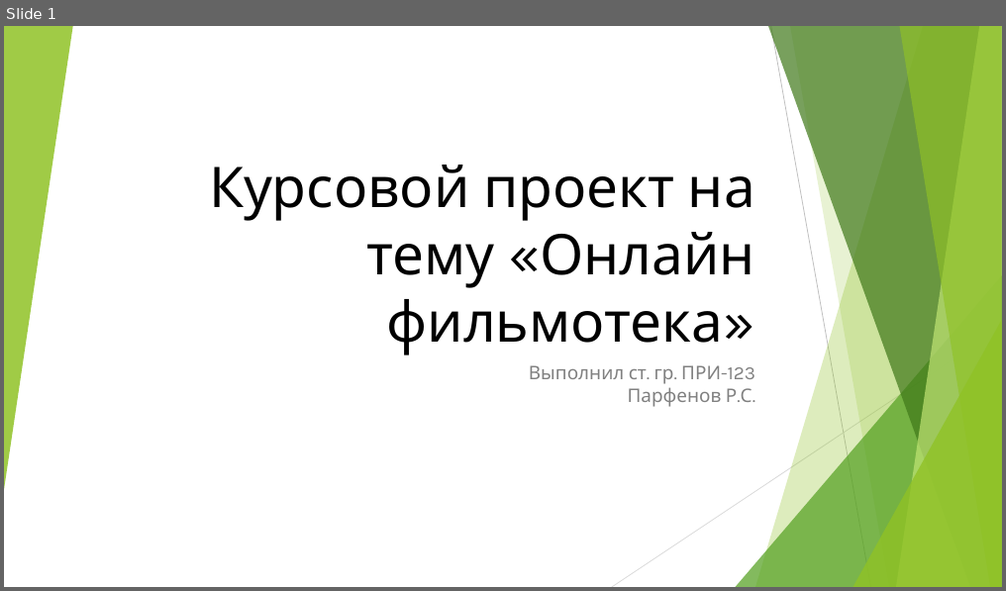
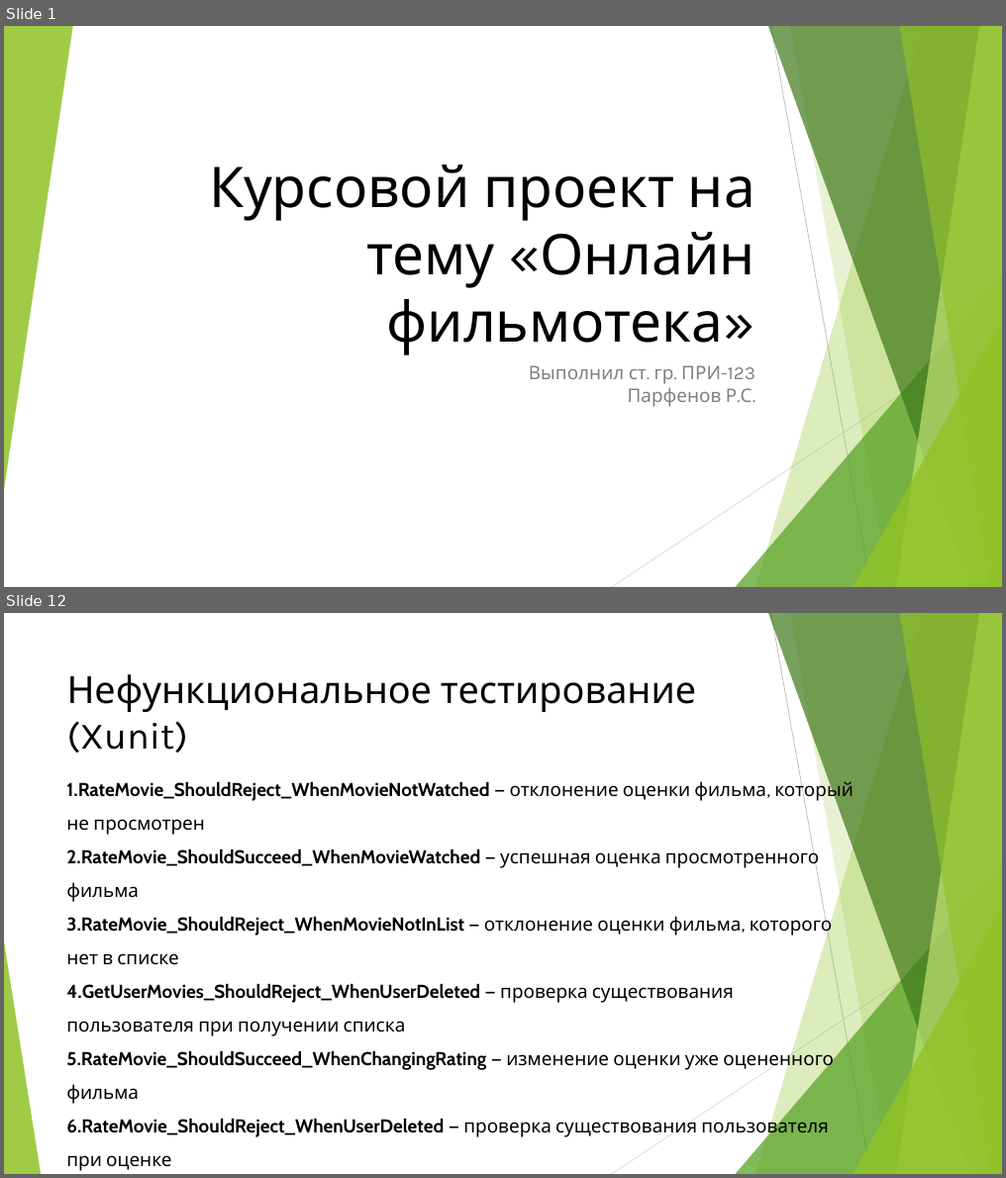
Before and after one commit to r0mbaa/OnlineMovies, a slide deck: Paperworks/Курсовой проект на тему «Онлайн фильмотека».pptx. Shown one above the other, each under a label of ours: slide 1 before the commit, slides 1 and 12 after it; the slides between them are not shown. The pictures are 1006x591 and 1006x1178 pixels, drawn with LibreOffice and Linux fonts; fonts in the diff are those of the drawing. Boxes give left, top, right and bottom in pixels: in the first picture for what was removed or moved away, otherwise in the second. Text is boxed around its words. In the diff, an @@ line names an element or a change of style, - is before the commit and + after.

```diff
--- a/Paperworks/Курсовой проект на тему «Онлайн фильмотека».pptx
+++ b/Paperworks/Курсовой проект на тему «Онлайн фильмотека».pptx
@@ slide 12 added at [4, 613, 1002, 1174], background #FFFFFF; not listed: 9 template elements that a slide beside it also shows @@
@@ title added at [67, 674, 696, 753], 36 pt, text #000000 @@
+Нефункциональное тестирование
+(Xunit)
@@ text added at [66, 778, 853, 1171], 18 pt, text #000000 @@
+1. RateMovie_ShouldReject_WhenMovieNotWatched — отклонение оценки фильма, который не просмотрен
+2. RateMovie_ShouldSucceed_WhenMovieWatched — успешная оценка просмотренного фильма
+3. RateMovie_ShouldReject_WhenMovieNotInList — отклонение оценки фильма, которого нет в списке
+4. GetUserMovies_ShouldReject_WhenUserDeleted — проверка существования пользователя при получении списка
+5. RateMovie_ShouldSucceed_WhenChangingRating — изменение оценки уже оцененного фильма
+6. RateMovie_ShouldReject_WhenUserDeleted — проверка существования пользователя при оценке
@@ triangle added at [4, 942, 41, 1174], fill #90C226 at 85% opacity @@
```
Also in this commit, not shown: 3 slides changed, 11 other slides added, 1 other file.
